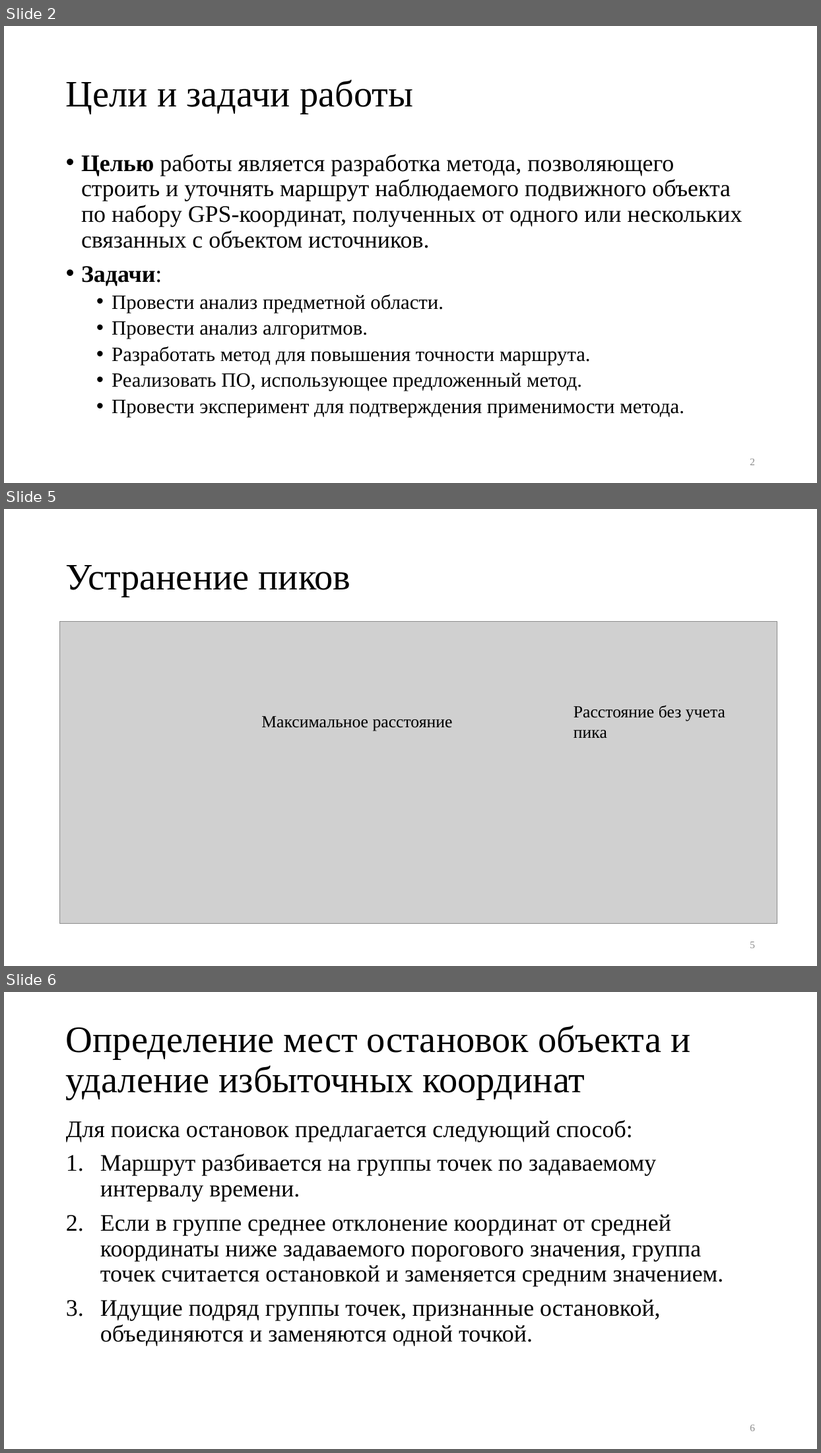
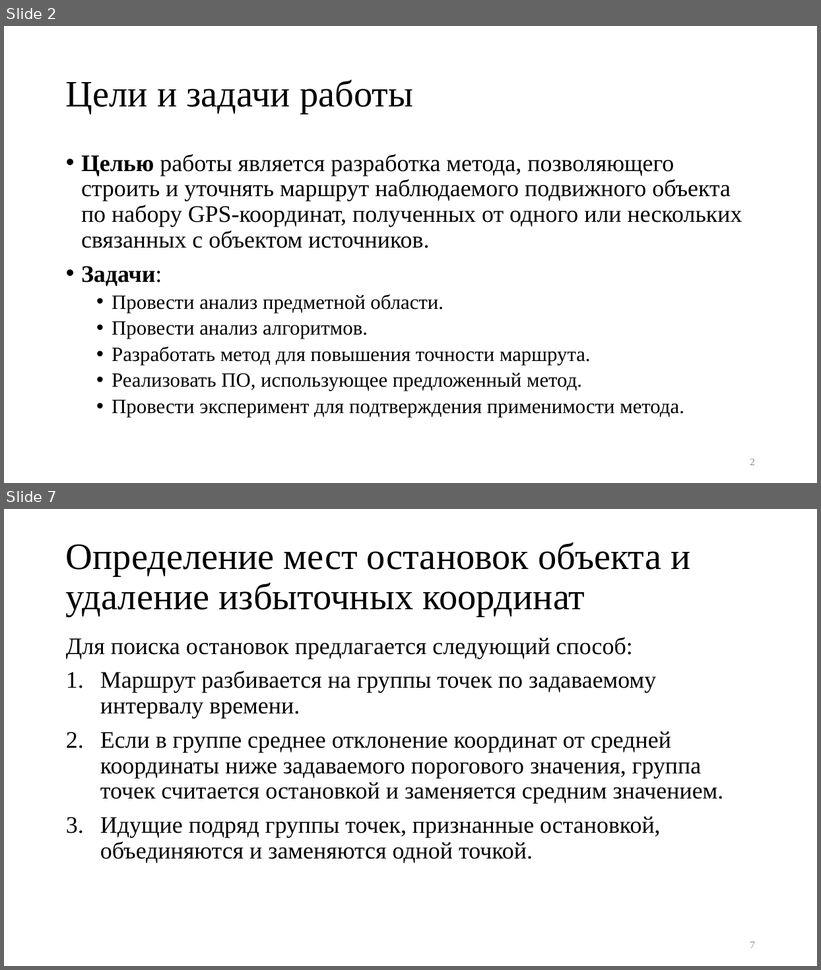
Before and after one commit to kaedvann/TrackFilter, a slide deck: docs/thesis/thesis.pptx. Shown one above the other, each under a label of ours: slides 2, 5 and 6 before the commit, slides 2 and 7 after it; the slides between them are not shown. The pictures are 821x1453 and 821x970 pixels, drawn with LibreOffice and Linux fonts; fonts in the diff are those of the drawing; grey boxes stand for pictures. Boxes give left, top, right and bottom in pixels: in the first picture for what was removed or moved away, otherwise in the second. Text is boxed around its words. In the diff, an @@ line names an element or a change of style, - is before the commit and + after.

```diff
--- a/docs/thesis/thesis.pptx
+++ b/docs/thesis/thesis.pptx
@@ slide 5 removed at [4,509,817,966], background #FFFFFF @@
@@ title removed at [66,565,351,597] @@
-Устранение пиков
@@ picture removed at [60,622,778,923] @@
@@ text removed at [574,706,725,739] @@
-Расстояние без учета
-пика
@@ text removed at [261,716,453,731] @@
-Максимальное расстояние
@@ page number removed at [750,942,755,949] @@
-5
@@ what was slide 6 is now slide 7 @@
@@ page number at [750,942,755,949]: text changed @@
-6
+7
```
Also in this commit, not shown: 5 slides changed, 2 slides added, 5 other files.
